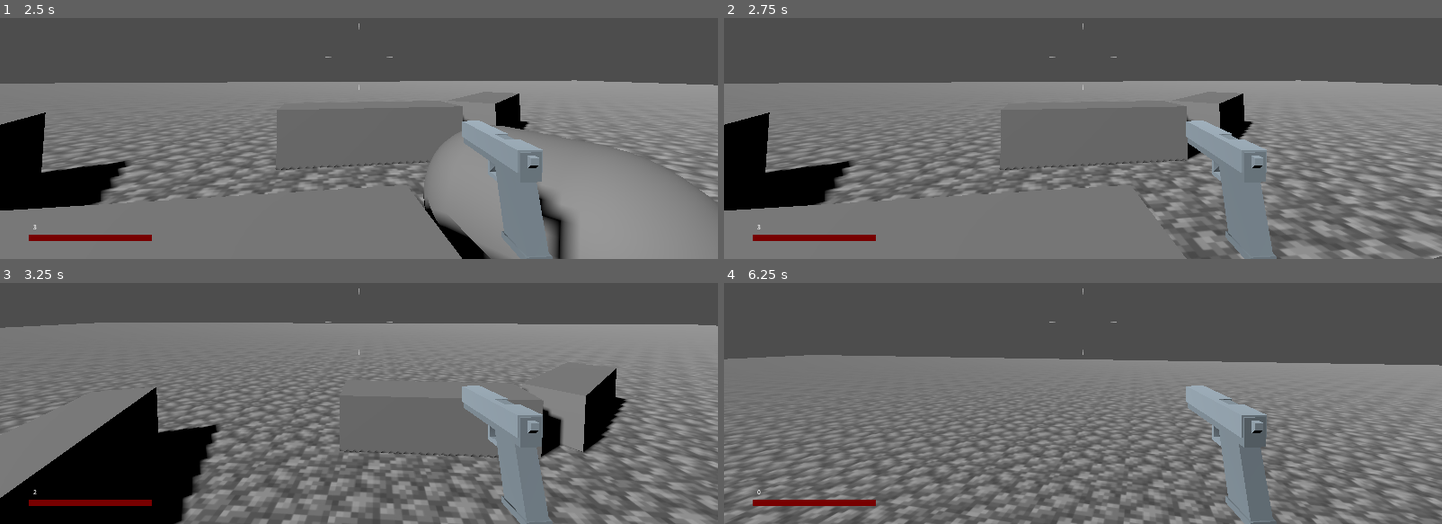
Above: before the commit, frames 1-4 (two rows, left to right).
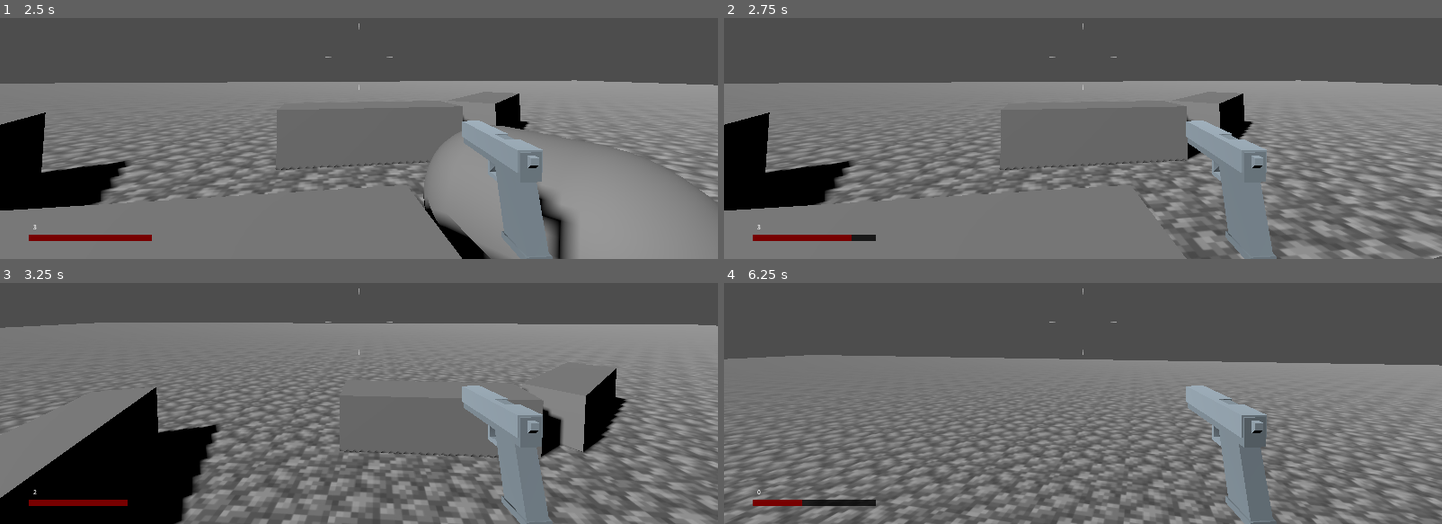
Above: after the commit, the same moments.

Repository: cjratcliff/hellebore
Game: Godot game, scene res://levels/main.tscn
Same seed, same stepped clock (60 frames per second), same inputs: the game is played once before the commit and once after it.
Inputs (mouse positions are in pixels of both pictures, inside the frame that each line leads up to):
- Up to frame 1 (2.5 s): tap Enter at 0.5 s; move the mouse to (394, 56) at 0.52 s; press the mouse at (394, 56) at 0.53 s; hold W (move_forward) from 0.53 s (still down); tap Space (jump) at 0.77, 1.52 s; move the mouse to (323, 58) at 1.27 s; release the mouse at (323, 58) at 1.28 s; click (323, 58) at 1.35 s; move the mouse to (373, 49) at 2.02 s; press the mouse at (373, 49) at 2.03 s
- Up to frame 2 (2.75 s): keep holding W (move_forward)
- Up to frame 3 (3.25 s): keep holding W (move_forward); move the mouse to (351, 328) at 2.77 s; release the mouse at (351, 328) at 2.78 s; click (351, 328) at 2.85 s; tap Space (jump) at 3.02 s
- Up to frame 4 (6.25 s): move the mouse to (1133, 326) at 3.52 s; press the mouse at (1133, 326) at 3.53 s; tap Space (jump) at 3.77, 4.52, 6.02 s; move the mouse to (1025, 316) at 4.27 s; release the mouse at (1025, 316) at 4.28 s; click (1025, 316) at 4.35 s; move the mouse to (1090, 321) at 5.02 s; press the mouse at (1090, 321) at 5.03 s; move the mouse to (1054, 314) at 5.77 s; release W (move_forward) at 5.78 s; release the mouse at (1054, 314) at 5.78 s; hold D (strafe_right) from 5.78 s (still down); click (1054, 314) at 5.85 s

Frame 1 is identical in both runs. In frame 2, less than 0.1% of the frame differs, in the area x 17-22%, y 89-93%; in frame 3, less than 0.1%; in frame 4, 0.3%, in the area x 10-22%, y 89-93%.

Commit message:
player takes damage

Diff:
--- a/hellebore/actors/player/player.gd
+++ b/hellebore/actors/player/player.gd
@@ -94,3 +94,6 @@
 func take_damage(amount: float):
 	health -= amount
 	Globals.get_hud().set_health(health, max_health)
+
+func _on_hitbox_body_entered(body: Node3D) -> void:
+	take_damage(1)
--- a/hellebore/actors/player/player.tscn
+++ b/hellebore/actors/player/player.tscn
@@ -4,6 +4,8 @@
 [ext_resource type="PackedScene" uid="uid://43j1qh66agi5" path="res://actors/player/pistol.fbx" id="2_ilk7j"]
 
 [sub_resource type="CapsuleShape3D" id="CapsuleShape3D_rybk0"]
+
+[sub_resource type="CapsuleShape3D" id="CapsuleShape3D_ilk7j"]
 
 [node name="Player" type="CharacterBody3D" unique_id=1873314653 groups=["player"]]
 collision_layer = 2
@@ -19,3 +21,13 @@
 [node name="CollisionShape3D" type="CollisionShape3D" parent="." unique_id=704709170]
 transform = Transform3D(1, 0, 0, 0, 1, 0, 0, 0, 1, 0, 1.0627842, 0)
 shape = SubResource("CapsuleShape3D_rybk0")
+
+[node name="Hitbox" type="Area3D" parent="." unique_id=1267117477]
+collision_layer = 2
+collision_mask = 4
+
+[node name="CollisionShape3D" type="CollisionShape3D" parent="Hitbox" unique_id=1203149048]
+transform = Transform3D(1.25, 0, 0, 0, 1.25, 0, 0, 0, 1.25, 0, 1.027253, 0)
+shape = SubResource("CapsuleShape3D_ilk7j")
+
+[connection signal="body_entered" from="Hitbox" to="." method="_on_hitbox_body_entered"]
Not shown, changed: hellebore-docs/Enemies.md
